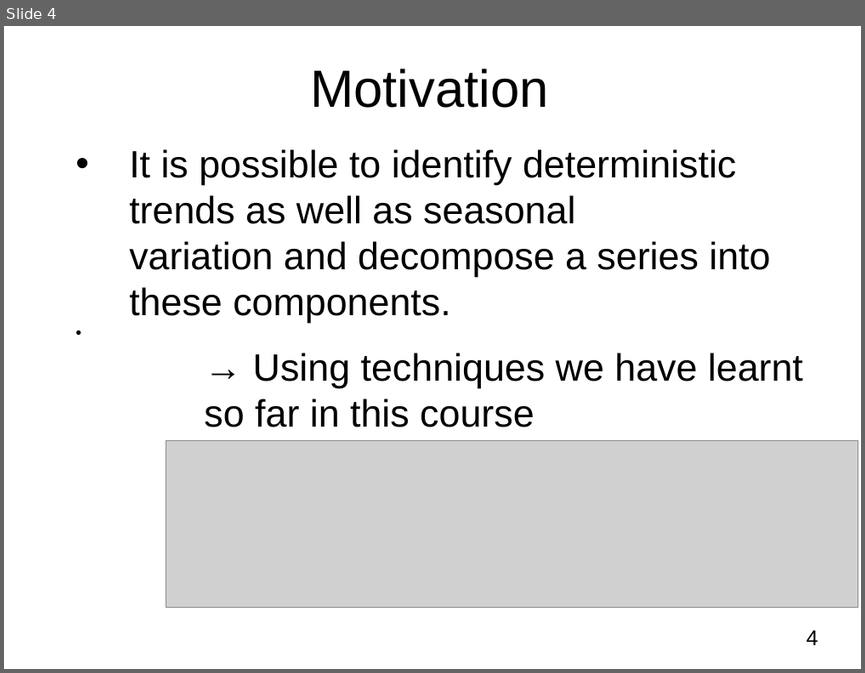
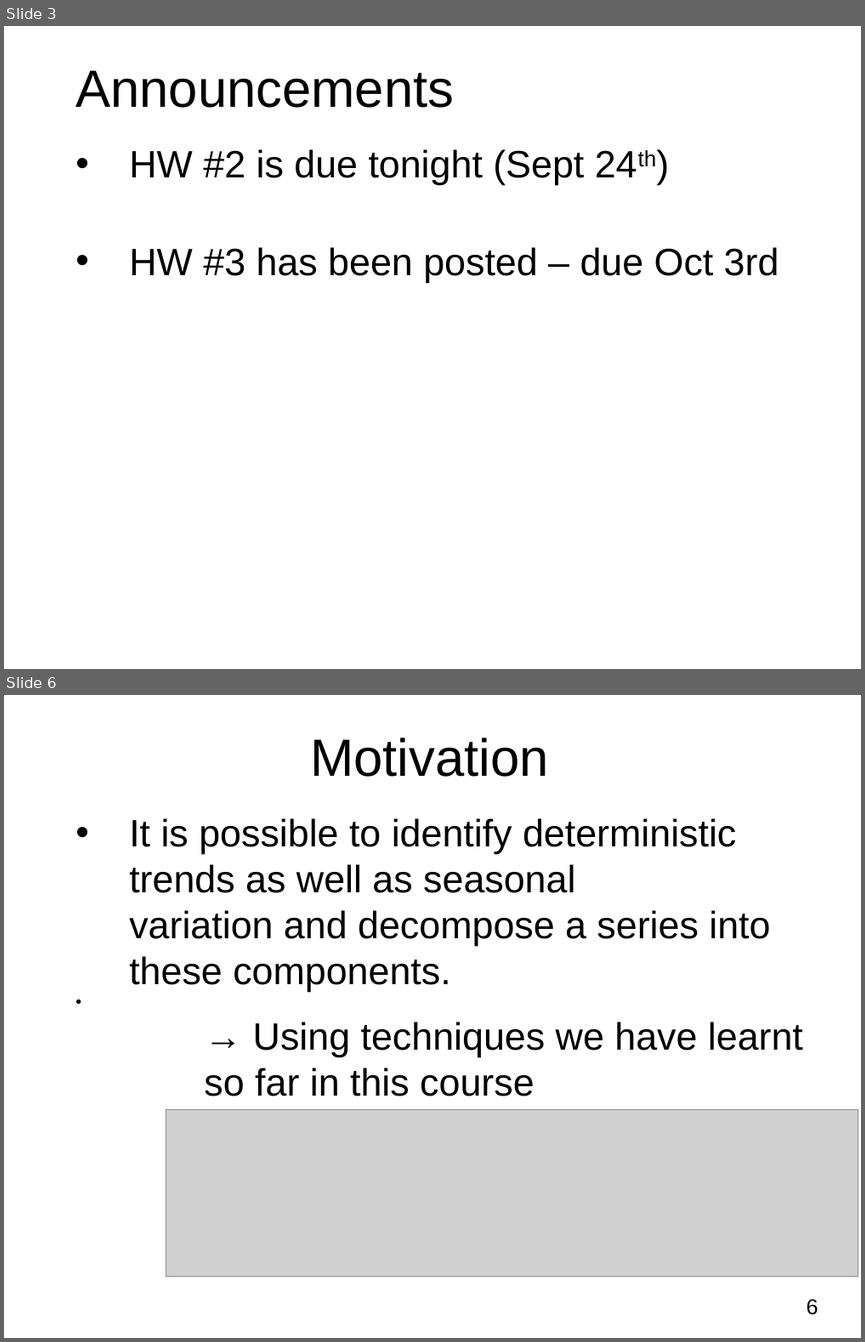
Before and after one commit to kefuzhu/University-of-Rochester, a slide deck: DSC475/Lecture-Slides/Chapter5_ARMA_Part1.pptx. Shown one above the other, each under a label of ours: slide 4 before the commit, slides 3 and 6 after it; the slides between them are not shown. The pictures are 865x673 and 865x1342 pixels, drawn with LibreOffice and Linux fonts; fonts in the diff are those of the drawing; grey boxes stand for pictures; background and template pictures are left out. Boxes give left, top, right and bottom in pixels: in the first picture for what was removed or moved away, otherwise in the second. Text is boxed around its words. In the diff, an @@ line names an element or a change of style, - is before the commit and + after.

```diff
--- a/DSC475/Lecture-Slides/Chapter5_ARMA_Part1.pptx
+++ b/DSC475/Lecture-Slides/Chapter5_ARMA_Part1.pptx
@@ slide 3 added at (4,26,861,669), background #FFFFFF @@
@@ title added at (75,70,454,108), 44 pt, text #000000 @@
+Announcements
@@ text added at (129,149,779,283), 32 pt, text #000000 @@
+• HW #2 is due tonight (Sept 24th)
+• HW #3 has been posted – due Oct 3rd
@@ what was slide 4 is now slide 6 @@
@@ page number at (806,1299,818,1315): text changed @@
-4
+6
```
Also in this commit, not shown: 12 slides changed, 14 other slides added, 1 slide removed, 1 other file.
